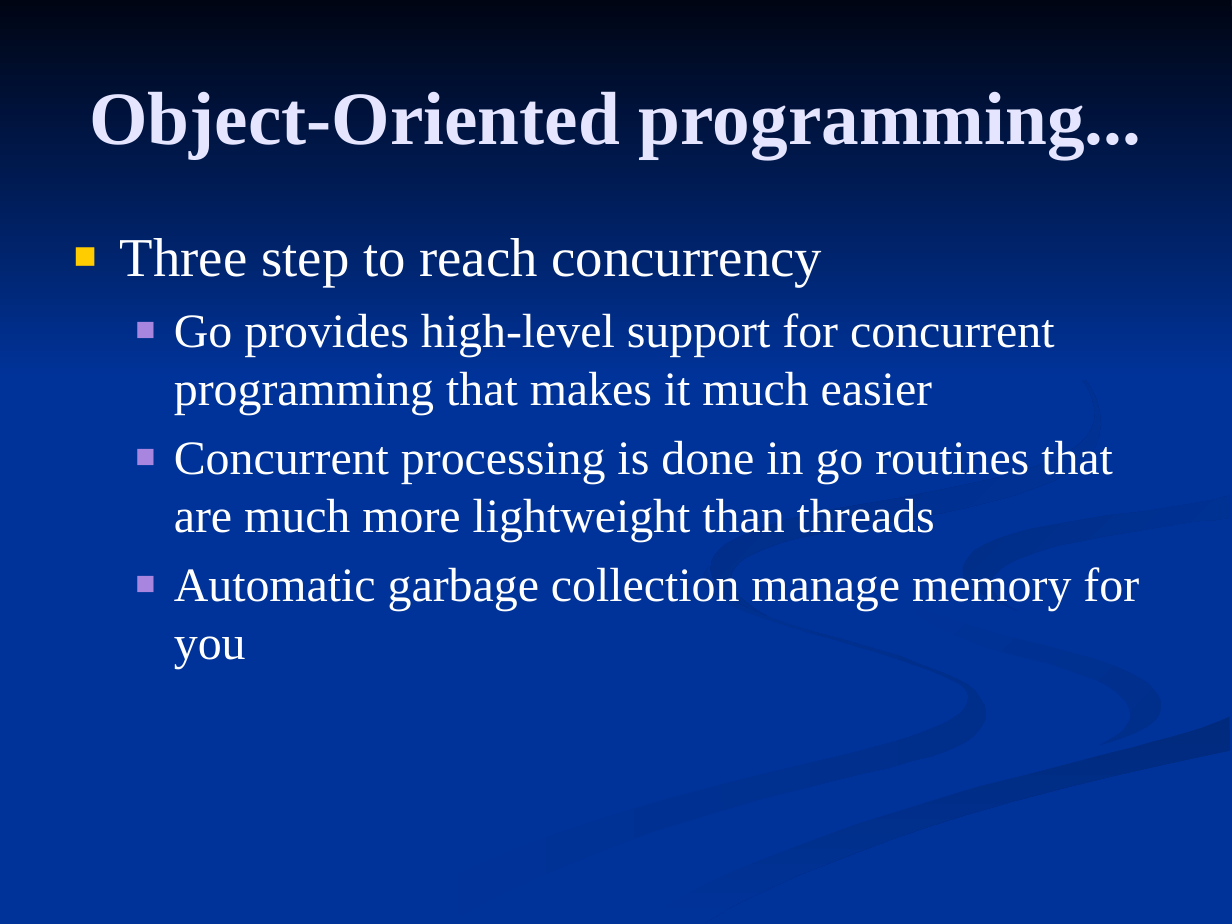
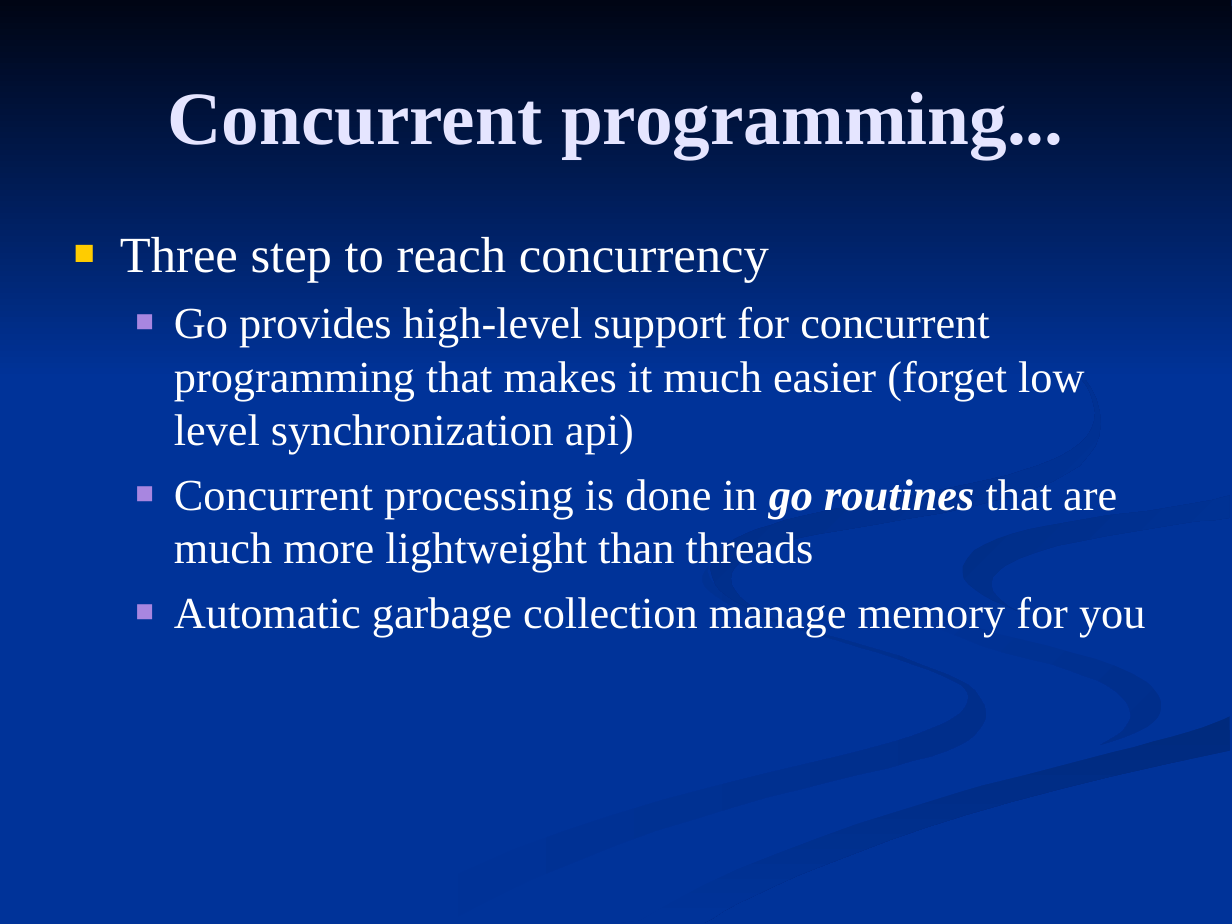
Before and after one commit to FrancoMelandri/GoLang, a slide deck: slide 35 of golang.ppt. Drawn at 1232x924 pixels with LibreOffice and Linux fonts; fonts in the diff are those of the drawing. Boxes give left, top, right and bottom in pixels: in the first picture for what was removed or moved away, otherwise in the second. Text is boxed around its words. In the diff, an @@ line names an element or a change of style, - is before the commit and + after.

```diff
--- a/golang.ppt
+++ b/golang.ppt
@@ title at <box>167,91,1063,158</box>: text changed @@
-Object-Oriented programming...
+Concurrent programming...
@@ text at <box>120,237,1145,637</box>: size 32 to 29.6 pt in "Three step to reach concurrency"; size 28 to 25.9 pt in "Concurrent processing is done in go routines ...", "Automatic garbage collection manage memory for you"; bold on, italic on in "go routines" @@
@@ text at <box>174,306,1084,454</box>: text changed; size 28 to 25.9 pt @@
-  ■ Go provides high-level support for concurrent programming that makes it much easier
+  ■ Go provides high-level support for concurrent programming that makes it much easier (forget low level synchronization api)
```
Also in this commit, not shown: 11 other slides changed, 2 slides added, 2 other files.
